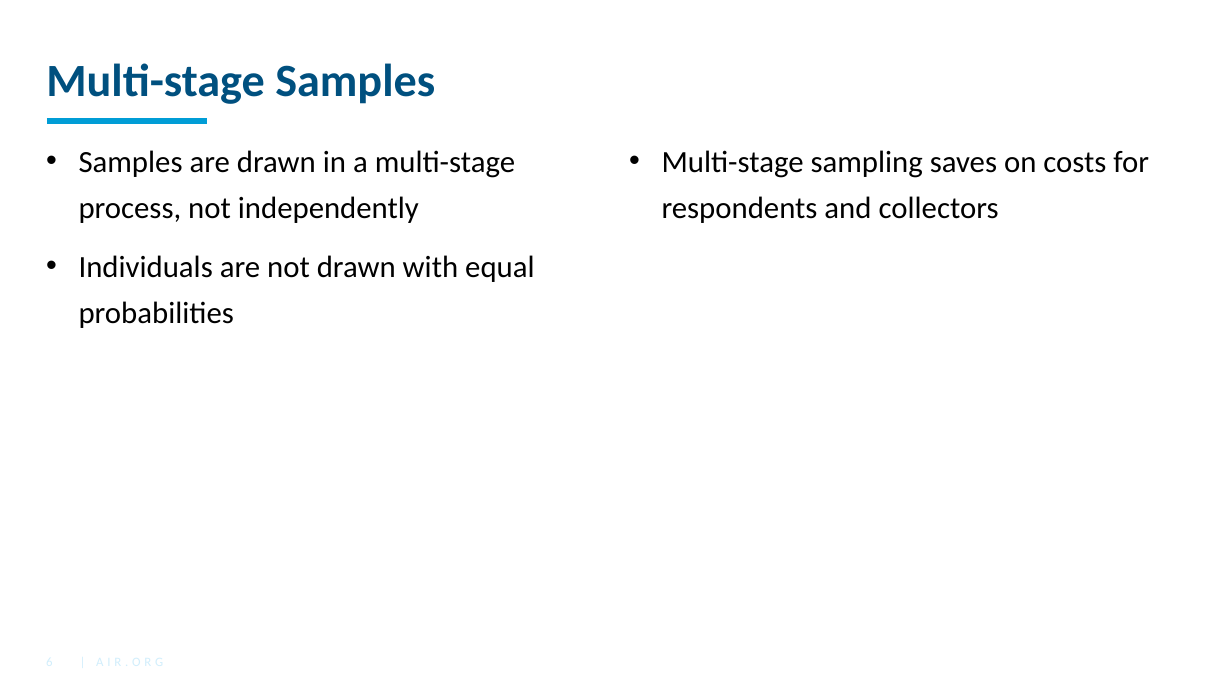
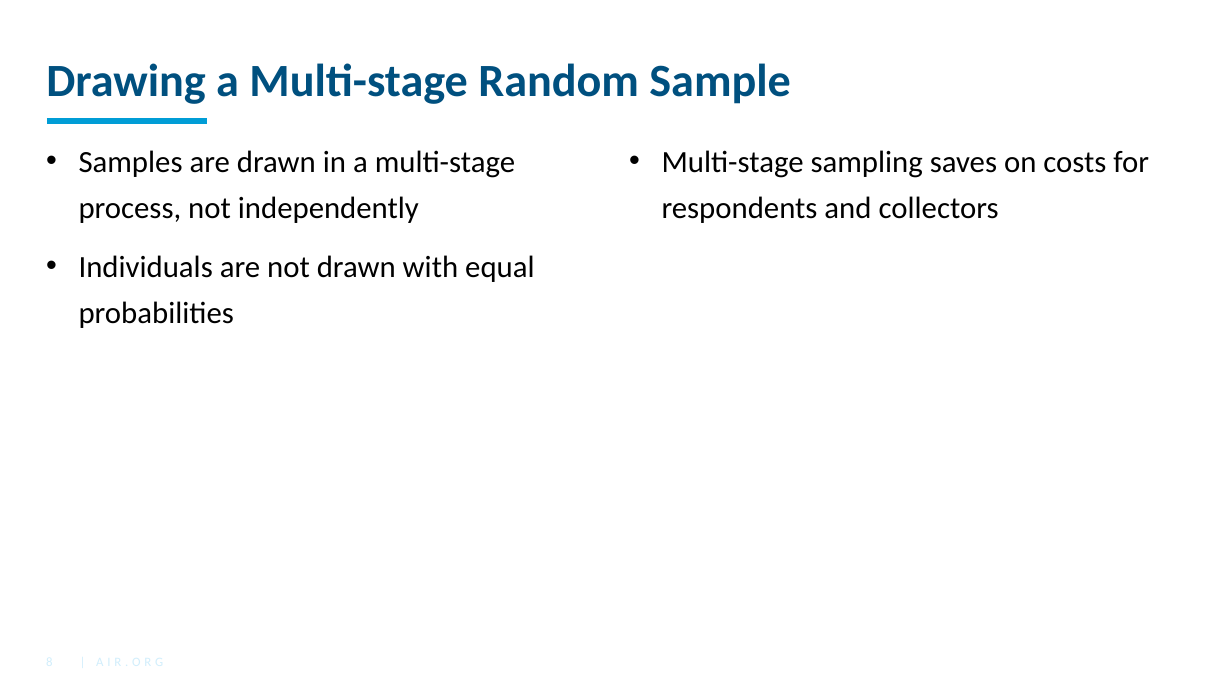
Before and after one commit to American-Institutes-for-Research/2021-Oct-EdSurvey-Training-Series, a slide deck: slide 8 of Day1/Day1_02_Sampling.pptx (slide 6 before the commit). Drawn at 1232x693 pixels with LibreOffice and Linux fonts; fonts in the diff are those of the drawing; background and template pictures are left out. Boxes give left, top, right and bottom in pixels: in the first picture for what was removed or moved away, otherwise in the second. Text is boxed around its words. In the diff, an @@ line names an element or a change of style, - is before the commit and + after.

```diff
--- a/Day1/Day1_02_Sampling.pptx
+++ b/Day1/Day1_02_Sampling.pptx
@@ title at (46,63,790,104): text changed @@
-Multi-stage Samples
+Drawing a Multi-stage Random Sample
```
Also in this commit, not shown: 14 other slides changed, 6 slides added, 5 slides removed.
